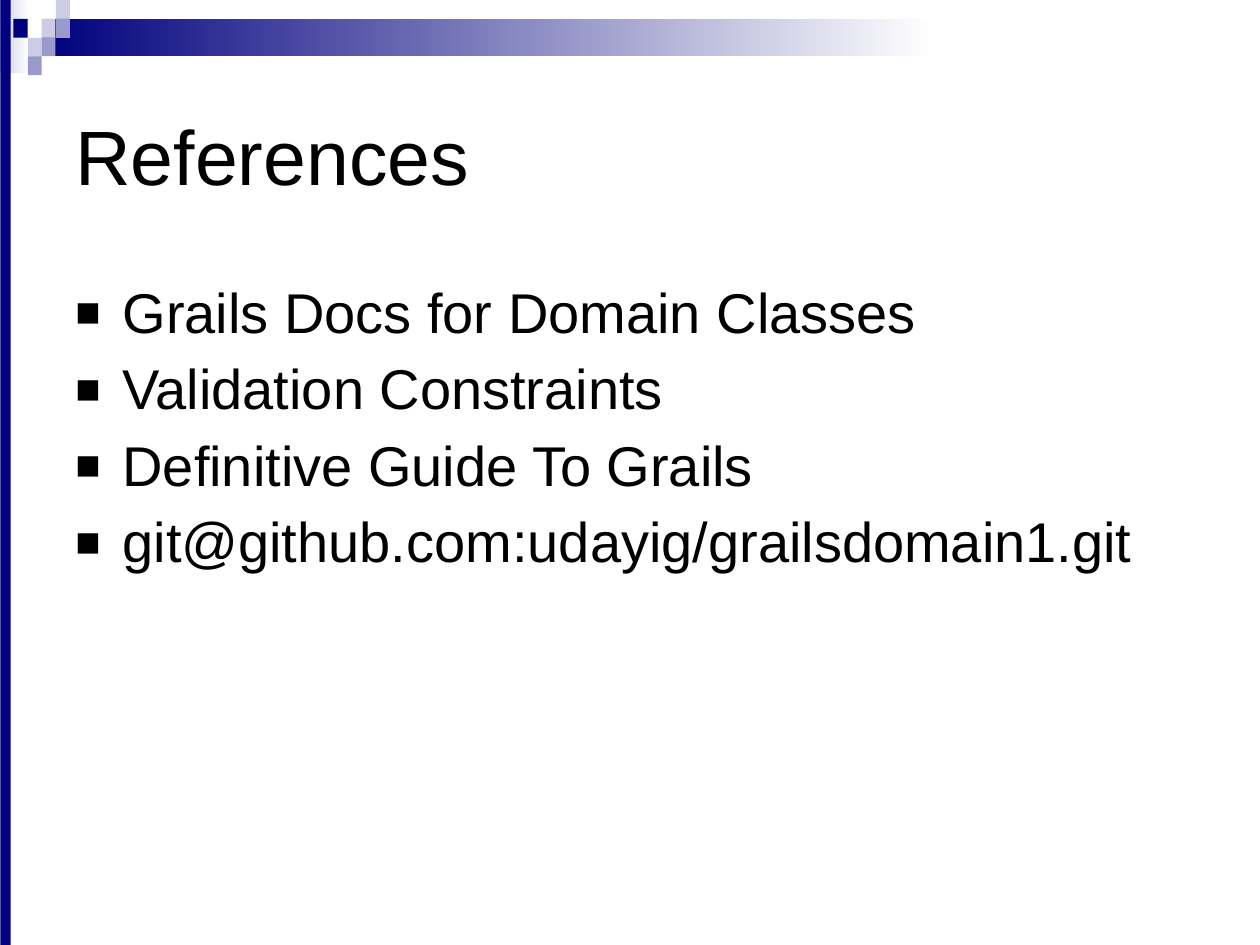
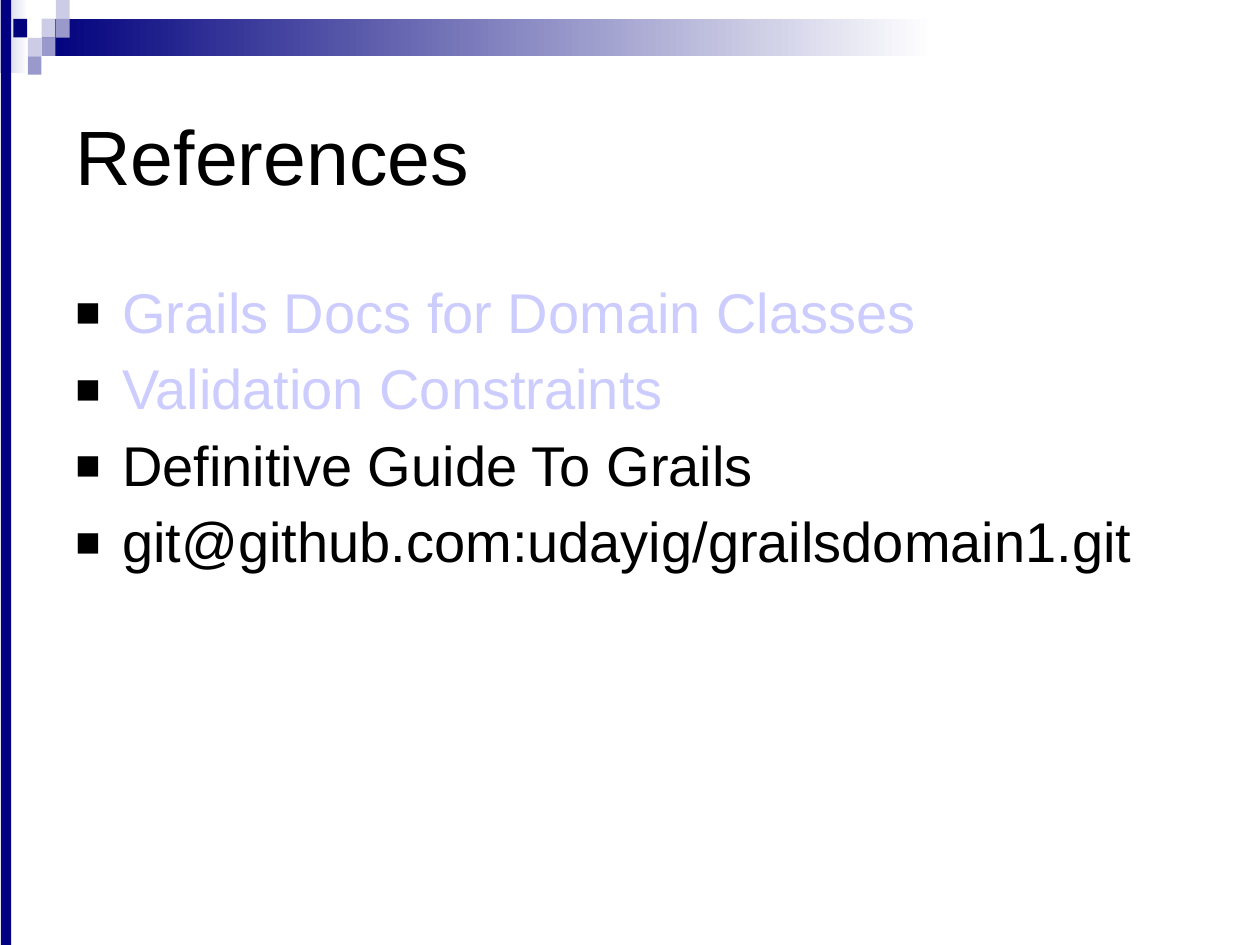
Before and after one commit to meudaypratap/grailsdomain1, a slide deck: slide 21 of Domain_Classses_1.ppt (slide 22 before the commit). Drawn at 1260x945 pixels with LibreOffice and Linux fonts; fonts in the diff are those of the drawing; background and template pictures are left out. Boxes give left, top, right and bottom in pixels: in the first picture for what was removed or moved away, otherwise in the second. Text is boxed around its words. In the diff, an @@ line names an element or a change of style, - is before the commit and + after.

```diff
--- a/Domain_Classses_1.ppt
+++ b/Domain_Classses_1.ppt
@@ text "Grails Docs for Domain Classes" at (122,293,1131,573): text colour #000000 to #CCCCFF in "Grails Docs for Domain Classes", "Validation Constraints" @@
```
Also in this commit, not shown: 9 other slides changed, 1 slide added, 2 slides removed.
